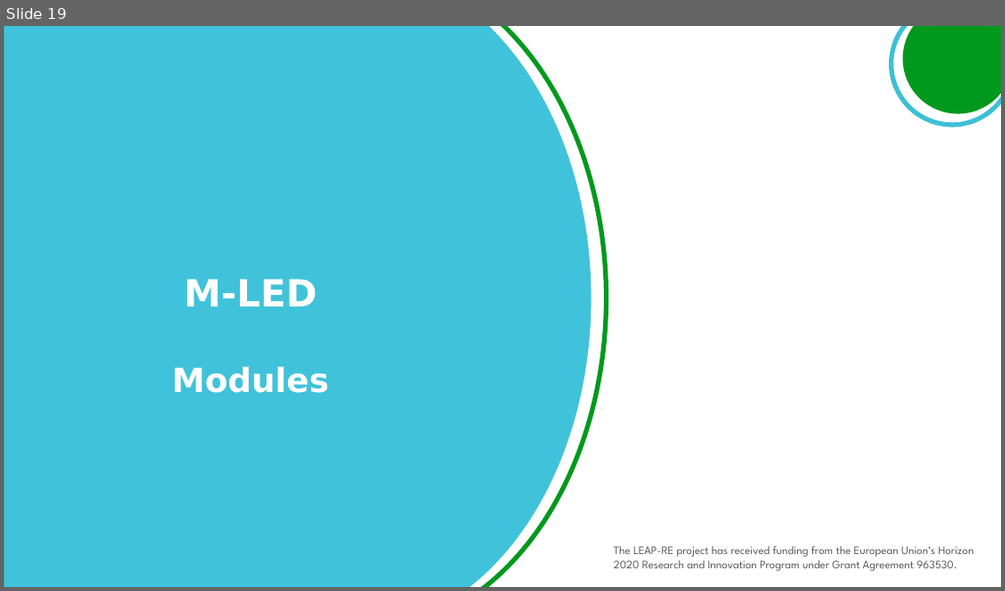
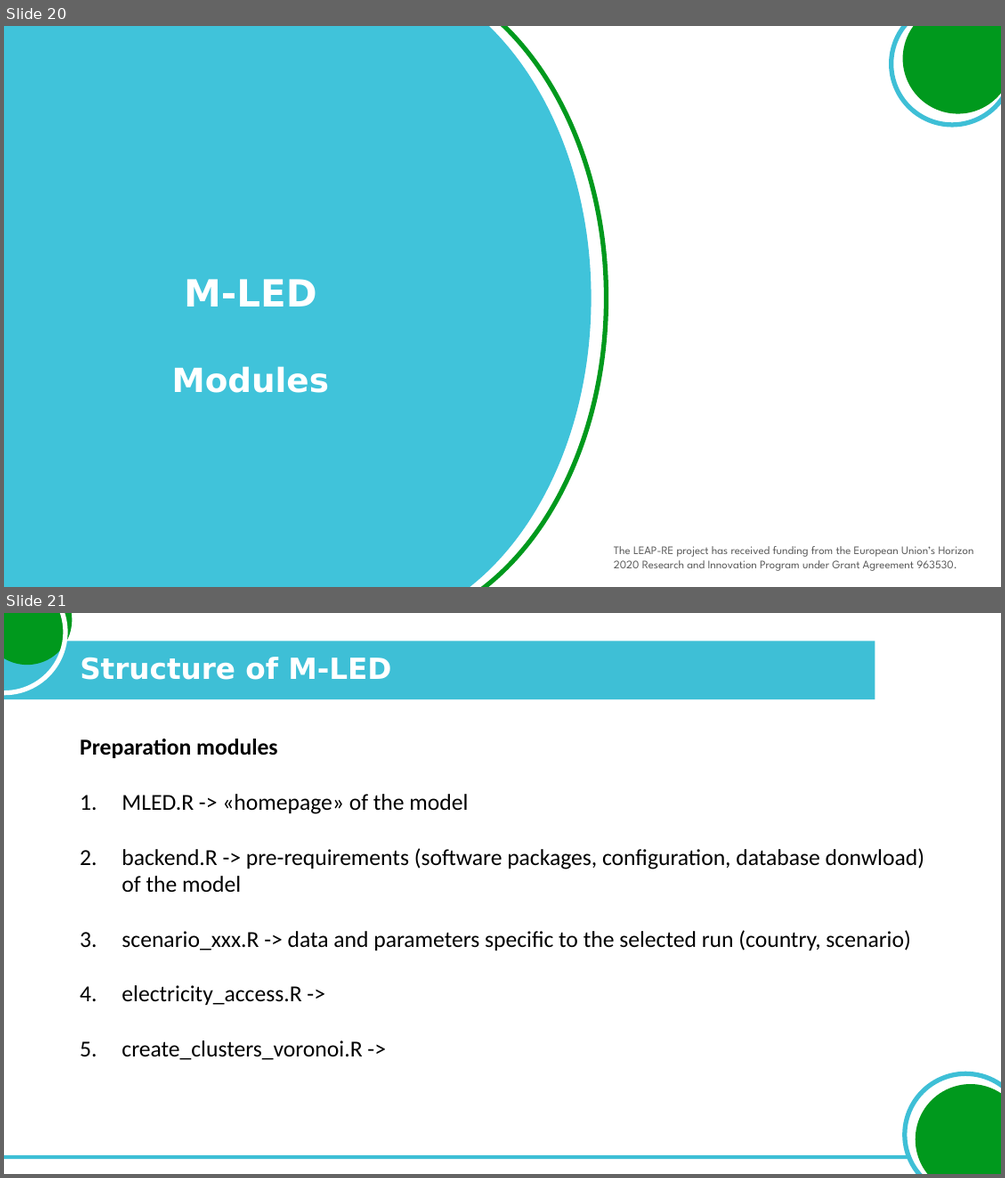
Before and after one commit to giacfalk/RE4AFAGRI_platform, a slide deck: capacity_building/M-LED_slide_pack.pptx. Shown one above the other, each under a label of ours: slide 19 before the commit, slides 20 and 21 after it. The pictures are 1005x591 and 1005x1178 pixels, drawn with LibreOffice and Linux fonts; fonts in the diff are those of the drawing; background and template pictures are left out. Boxes give left, top, right and bottom in pixels: in the first picture for what was removed or moved away, otherwise in the second. Text is boxed around its words. In the diff, an @@ line names an element or a change of style, - is before the commit and + after.

```diff
--- a/capacity_building/M-LED_slide_pack.pptx
+++ b/capacity_building/M-LED_slide_pack.pptx
@@ slide 21 added at (x1=4, y1=613, x2=1001, y2=1174), background #FFFFFF @@
@@ ellipse added at (x1=4, y1=613, x2=78, y2=670), fill #00991D @@
@@ ellipse added at (x1=4, y1=613, x2=65, y2=693), outline #FFFFFF 4.5 pt @@
@@ rectangle added at (x1=4, y1=641, x2=875, y2=699), fill #3EBFD6 @@
@@ title added at (x1=80, y1=657, x2=391, y2=680), 28 pt, text #FFFFFF, bold @@
+Structure of M-LED
@@ text added at (x1=80, y1=738, x2=924, y2=1060), 22 pt, text #000000 @@
+Preparation modules
+1. MLED.R -> «homepage» of the model
+2. backend.R -> pre-requirements (software packages, configuration, database donwload) of the model
+3. scenario_xxx.R -> data and parameters specific to the selected run (country, scenario)
+4. electricity_access.R ->
+5. create_clusters_voronoi.R ->
@@ ellipse added at (x1=898, y1=1066, x2=1001, y2=1174), outline #3EBFD6 4.5 pt @@
@@ ellipse added at (x1=909, y1=1078, x2=1001, y2=1174), fill #00991D @@
@@ rectangle added at (x1=4, y1=1155, x2=910, y2=1159), fill #3EBFD6 @@
@@ what was slide 19 is now slide 20 @@
```
Also in this commit, not shown: 4 slides changed, 27 other slides added, 3 slides removed, 18 other files.
